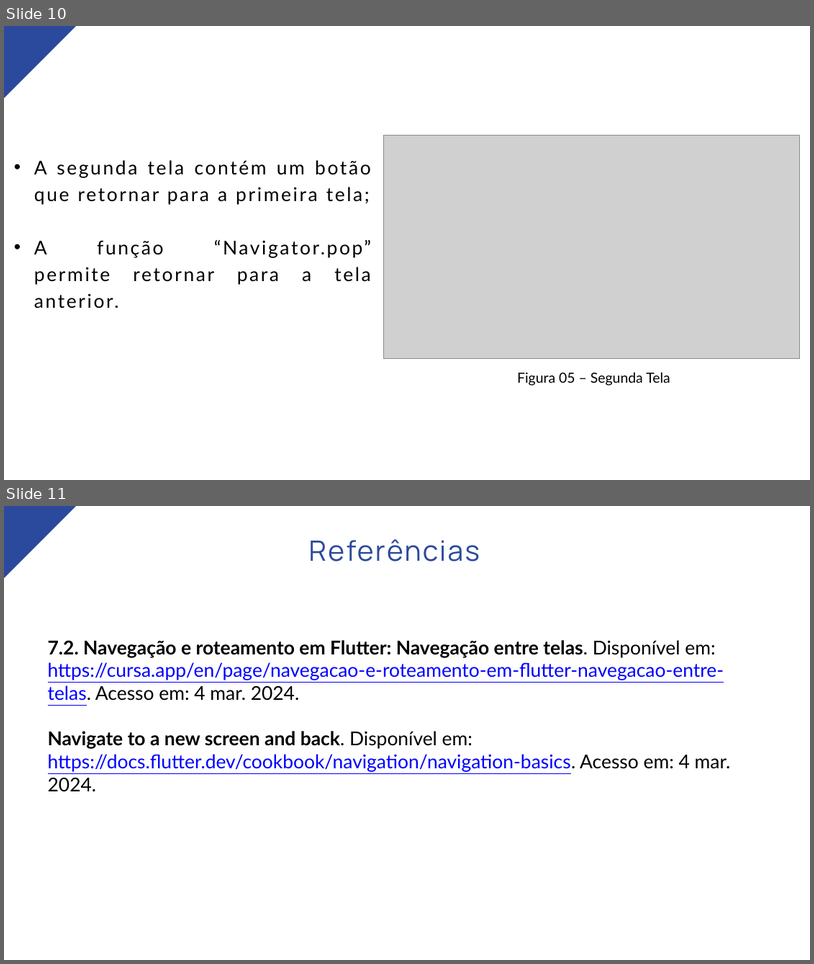
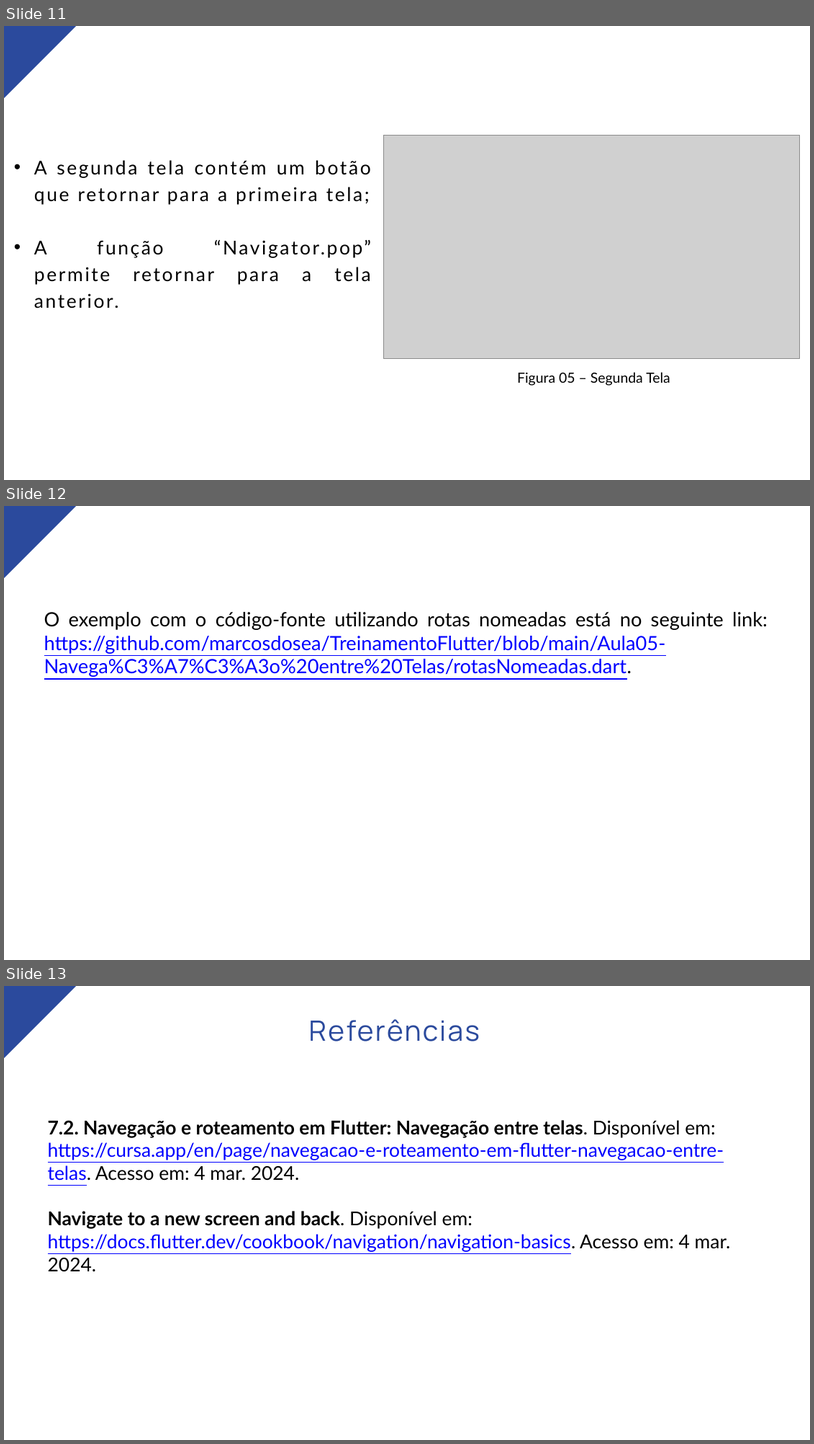
Before and after one commit to marcosdosea/TreinamentoFlutter, a slide deck: Aula05-Navegação entre Telas/Aula05-Navegação entre Telas.pptx. Shown one above the other, each under a label of ours: slides 10 and 11 before the commit, slides 11, 12 and 13 after it. The pictures are 814x964 and 814x1444 pixels, drawn with LibreOffice and Linux fonts; fonts in the diff are those of the drawing; grey boxes stand for pictures. Boxes give left, top, right and bottom in pixels: in the first picture for what was removed or moved away, otherwise in the second. Text is boxed around its words. In the diff, an @@ line names an element or a change of style, - is before the commit and + after.

Commit message:
Correção do slide da Aula05

```diff
--- a/Aula05-Navegação entre Telas/Aula05-Navegação entre Telas.pptx
+++ b/Aula05-Navegação entre Telas/Aula05-Navegação entre Telas.pptx
@@ slide 12 added at [4,506,810,960], background #FFFFFF @@
@@ freeform shape added at [4,506,76,578], fill #2B4A9D @@
@@ text added at [44,612,768,677], 35 pt, text #0000FF, underline @@
+O exemplo com o código-fonte utilizando rotas nomeadas está no seguinte link: https://github.com/marcosdosea/TreinamentoFlutter/blob/main/Aula05-Navega%C3%A7%C3%A3o%20entre%20Telas/rotasNomeadas.dart.
@@ what was slide 10 is now slide 11 @@
@@ what was slide 11 is now slide 13 @@
```
Also in this commit, not shown: 1 other slide added.
